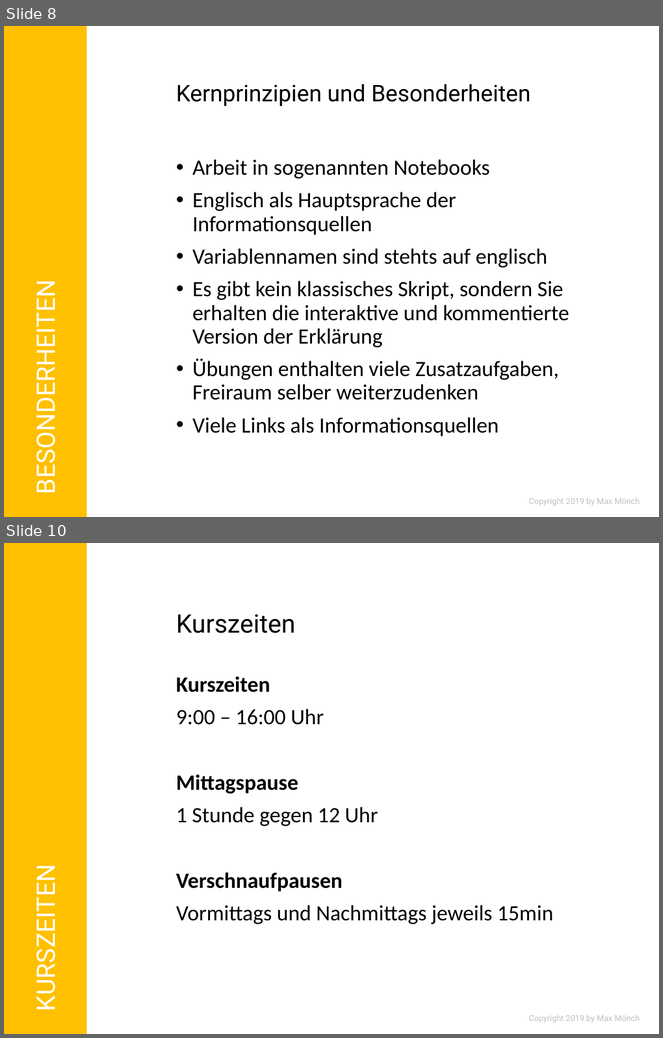
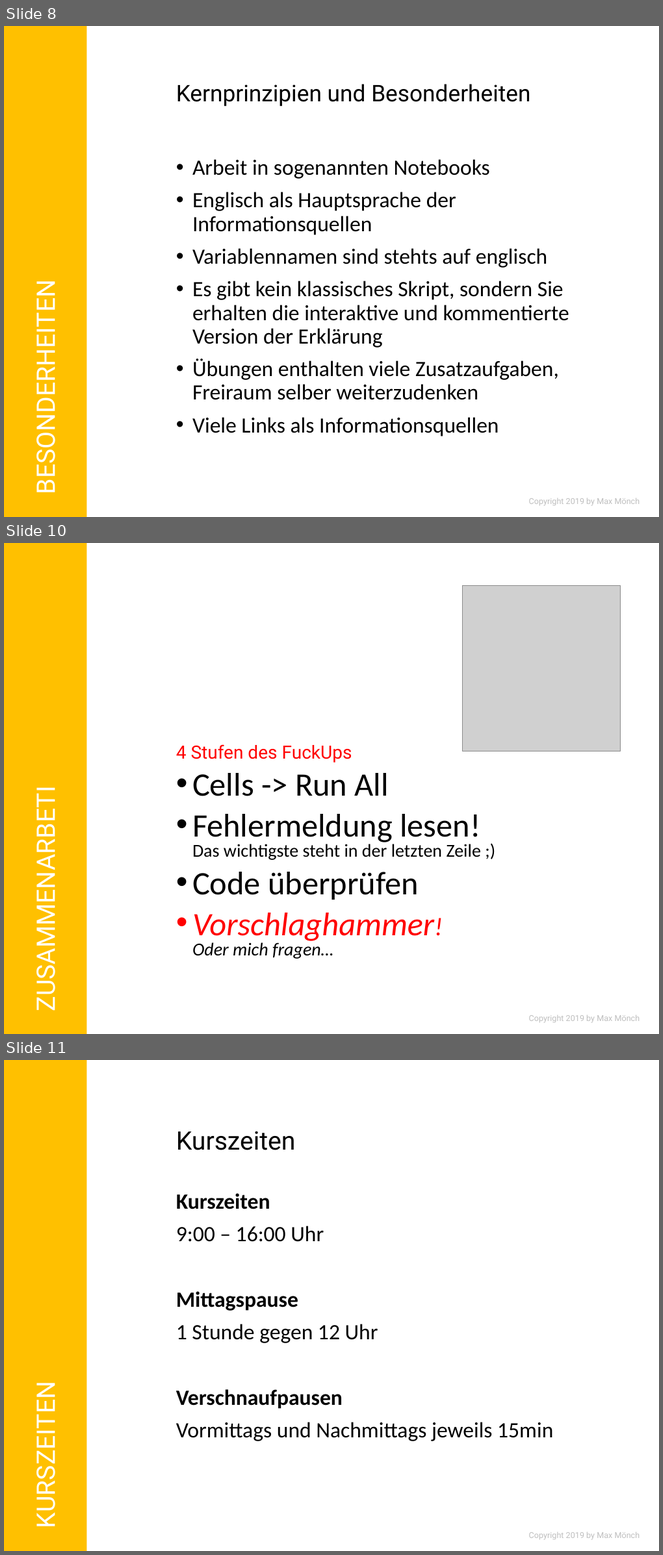
Before and after one commit to MonksterFX/pandas-basic, a slide deck: praesentation/pandas-basic.pptx. Shown one above the other, each under a label of ours: slides 8 and 10 before the commit, slides 8, 10 and 11 after it; the slides between them are not shown. The pictures are 663x1038 and 663x1555 pixels, drawn with LibreOffice and Linux fonts; fonts in the diff are those of the drawing; grey boxes stand for pictures; background and template pictures are left out. Boxes give left, top, right and bottom in pixels: in the first picture for what was removed or moved away, otherwise in the second. Text is boxed around its words. In the diff, an @@ line names an element or a change of style, - is before the commit and + after.

```diff
--- a/praesentation/pandas-basic.pptx
+++ b/praesentation/pandas-basic.pptx
@@ slide 10 added at bbox=[4, 543, 659, 1034], background #FFFFFF; not listed: 2 template elements that a slide beside it also shows @@
@@ picture added at bbox=[463, 586, 621, 752] @@
@@ title added at bbox=[176, 745, 352, 763], 20 pt, text #FF0000 @@
+4 Stufen des FuckUps
@@ text added at bbox=[192, 773, 481, 959], 36 pt, text #000000 @@
+• Cells -> Run All
+• Fehlermeldung lesen!
+  Das wichtigste steht in der letzten Zeile ;)
+• Code überprüfen
+• Vorschlaghammer!
+  Oder mich fragen…
@@ text added at bbox=[28, 809, 62, 1005], 28 pt, text #FFFFFF @@
+ZUSAMMENARBETI
@@ what was slide 10 is now slide 11 @@
```
Also in this commit, not shown: 2 slides changed, 2 other slides added, 2 other files.
